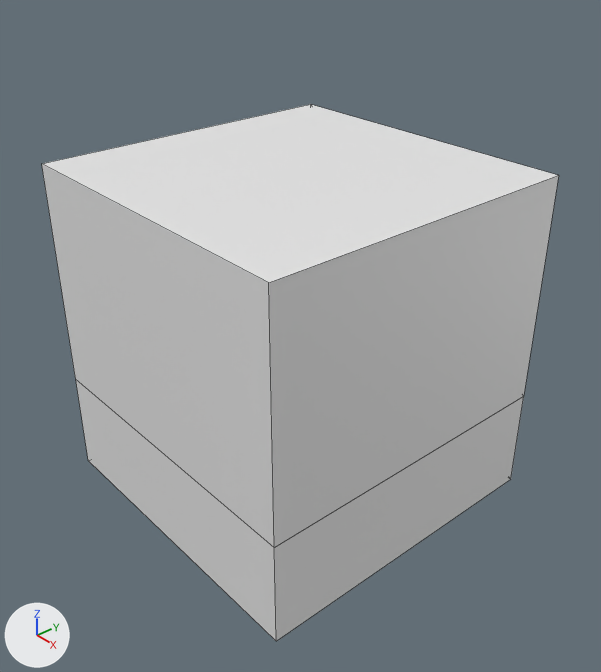
Before and after pictures for a commit that changed the Blender file models/kitchen_wooden_threedrawer_cabinet_1.blend.
Both versions are drawn from a camera (50 mm lens) standing at (3.34, -2.87, 1.97) and looking at (0.1, -0.05, -0.47). The axes (+X, +Y, +Z) are drawn at lower left. The lights are the same throughout. Mesh edges are drawn as thin lines. Materials are left out; every surface is plain grey.
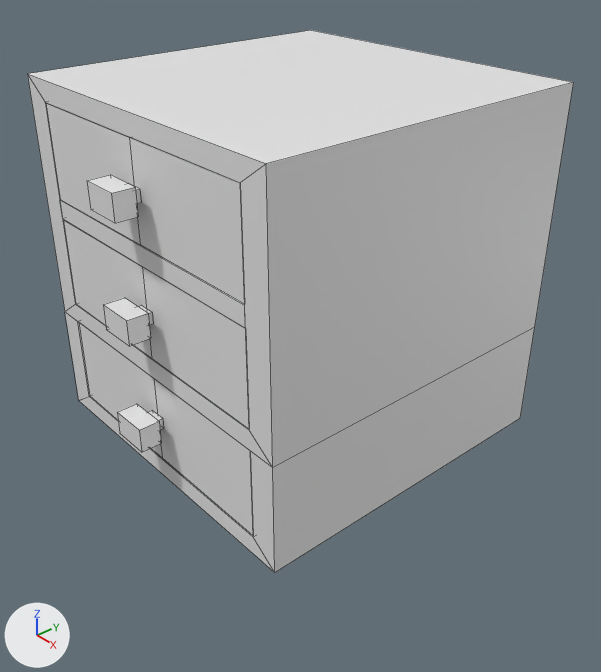
Diff of the bpy script that builds the scene:
```diff
--- a/models/kitchen_wooden_threedrawer_cabinet_1.blend.py
+++ b/models/kitchen_wooden_threedrawer_cabinet_1.blend.py
@@ me_cube_003 @@
 # used by ob_cube_003; location = (0.0, 0.0, -0.852); rotation_euler = (0.0, 0.0, 1.571), in degrees (0, 0, 90); scale = (1.0, 1.0, 0.71)
-me_cube_003.from_pydata(...)  # 42 vertices, 31 faces; spans x -1.0..1.0, y -1.0..1.0, z -1.0..1.92
+me_cube_003.from_pydata(...)  # 186 vertices, 133 faces; spans x -1.0..1.18, y -1.0..1.0, z -1.0..1.92
+# me_cube_003 part 1: a new loose piece, a box spanning x 1.06..1.18, y -0.11..0.11, z -0.55..-0.35
+# me_cube_003 part 2: a new loose piece, a box spanning x 0.998..1.055, y -0.051..0.051, z -0.5..-0.408
+# me_cube_003 part 3: a new loose piece, a box spanning x 1.06..1.18, y -0.11..0.11, z 0.36..0.56
+# me_cube_003 part 4: a new loose piece, a box spanning x 0.998..1.055, y -0.051..0.051, z 0.417..0.51
+# me_cube_003 part 5: a new loose piece, a box spanning x 1.06..1.18, y -0.11..0.11, z 1.28..1.48
+# me_cube_003 part 6: a new loose piece, a box spanning x 0.998..1.055, y -0.051..0.051, z 1.331..1.423
+# me_cube_003 part 7: a new loose piece of 32 vertices spanning x -0.9..1.0, y -0.83..0.83, z -0.83..-0.08
+# me_cube_003 part 8: a new loose piece of 32 vertices spanning x -0.9..1.0, y -0.83..0.83, z 0.09..0.84
+# me_cube_003 part 9: a new loose piece of 32 vertices spanning x -0.9..1.0, y -0.83..0.83, z 1.0..1.75
@@ ob_cube_003 @@
 ob_cube_003 = bpy.data.objects.new('Cube.003', me_cube_003)
-ob_cube_003.location = (0.0, 0.0, -0.852)
-ob_cube_003.rotation_euler = (0.0, 0.0, 1.571)  # degrees (0, 0, 90)
+ob_cube_003.location = (0.0, 0.0, -0.364)
+ob_cube_003.rotation_euler = (0.0, 0.0, 4.712)  # degrees (0, 0, 270)
 ob_cube_003.scale = (1.0, 1.0, 0.71)
```

Changed parts and their boxes [x1, y1, x2, y2] in the pictures (601 x 672 px):
'Cube.003', reshaped, moved, turned
    before: [42, 104, 559, 641]
    after: [27, 30, 574, 573]
part 1 of me_cube_003, added
    after: [117, 404, 161, 452]
part 2 of me_cube_003, added
    after: [148, 410, 164, 430]
part 3 of me_cube_003, added
    after: [103, 298, 151, 346]
part 4 of me_cube_003, added
    after: [138, 305, 153, 325]
part 5 of me_cube_003, added
    after: [87, 175, 138, 223]
part 6 of me_cube_003, added
    after: [128, 183, 141, 203]
part 7 of me_cube_003, added
    after: [79, 323, 253, 535]
part 8 of me_cube_003, added
    after: [64, 220, 249, 429]
part 9 of me_cube_003, added
    after: [46, 103, 245, 304]
